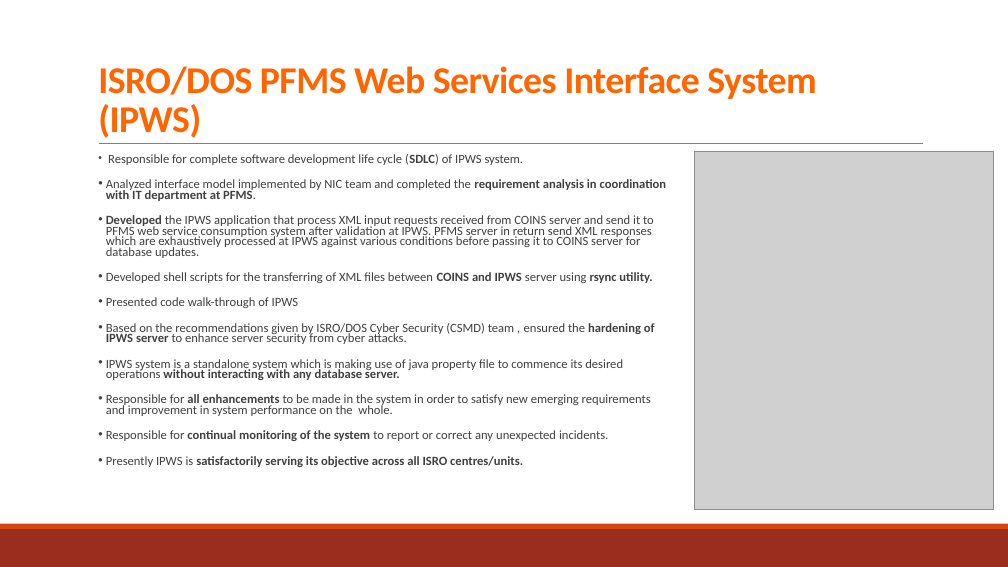
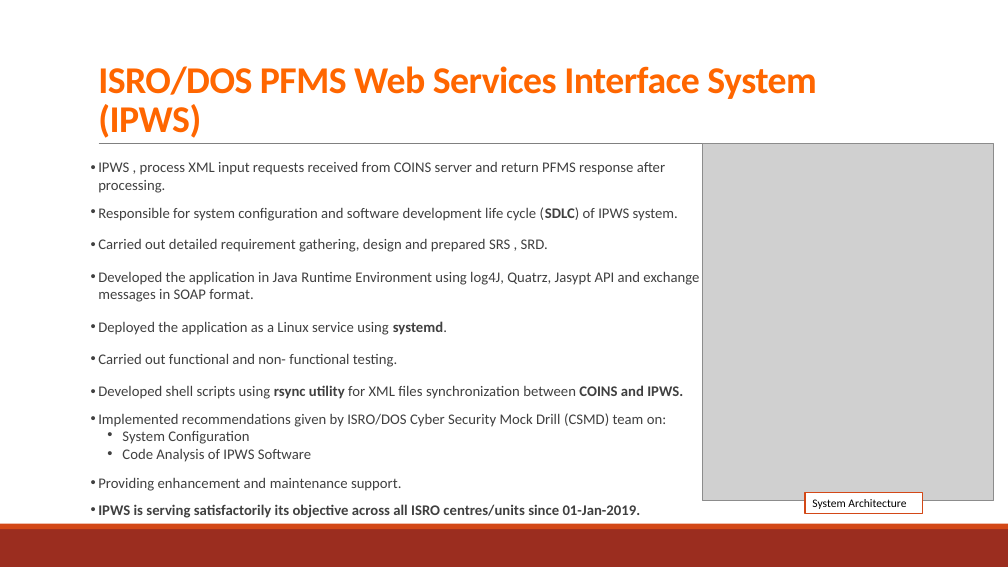
Before and after one commit to NavdeepGarg/DPC_Repo, a slide deck: slide 3 of handOutSources/navdeep.pptx. Drawn at 1008x567 pixels with LibreOffice and Linux fonts; fonts in the diff are those of the drawing; grey boxes stand for pictures. Boxes give left, top, right and bottom in pixels: in the first picture for what was removed or moved away, otherwise in the second. Text is boxed around its words. In the diff, an @@ line names an element or a change of style, - is before the commit and + after.

```diff
--- a/handOutSources/navdeep.pptx
+++ b/handOutSources/navdeep.pptx
@@ picture: place and size @@
-picture at <box>695,151,994,510</box>
+picture at <box>702,144,994,501</box>
@@ text at <box>98,161,699,518</box>: text changed; size 12 to 14 pt @@
-• Responsible for complete software development life cycle (SDLC) of IPWS system.
-• Analyzed interface model implemented by NIC team and completed the requirement analysis in coordination with IT department at PFMS.
-• Developed the IPWS application that process XML input requests received from COINS server and send it to PFMS web service consumption system after validation at IPWS. PFMS server in return send XML responses which are exhaustively processed at IPWS against various conditions before passing it to COINS server for database updates.
-• Developed shell scripts for the transferring of XML files between COINS and IPWS server using rsync utility.
-• Presented code walk-through of IPWS
-• Based on the recommendations given by ISRO/DOS Cyber Security (CSMD) team , ensured the hardening of IPWS server to enhance server security from cyber attacks.
-• IPWS system is a standalone system which is making use of java property file to commence its desired operations without interacting with any database server.
-• Responsible for all enhancements to be made in the system in order to satisfy new emerging requirements and improvement in system performance on the whole.
-• Responsible for continual monitoring of the system to report or correct any unexpected incidents.
-• Presently IPWS is satisfactorily serving its objective across all ISRO centres/units.
+• IPWS , process XML input requests received from COINS server and return PFMS response after processing.
+• Responsible for system configuration and software development life cycle (SDLC) of IPWS system.
+• Carried out detailed requirement gathering, design and prepared SRS , SRD.
+• Developed the application in Java Runtime Environment using log4J, Quatrz, Jasypt API and exchange messages in SOAP format.
+• Deployed the application as a Linux service using systemd.
+• Carried out functional and non- functional testing.
+• Developed shell scripts using rsync utility for XML files synchronization between COINS and IPWS.
+• Implemented recommendations given by ISRO/DOS Cyber Security Mock Drill (CSMD) team on:
+  • System Configuration
+  • Code Analysis of IPWS Software
+• Providing enhancement and maintenance support.
+• IPWS is serving satisfactorily its objective across all ISRO centres/units since 01-Jan-2019.
@@ rectangle added at <box>805,492,923,514</box>, fill #FFFFFF, outline #D34817 1.25 pt, 11 pt, text #000000 @@
+System Architecture
```
Also in this commit, not shown: 4 other slides changed, 1 slide added, 3 other files.
